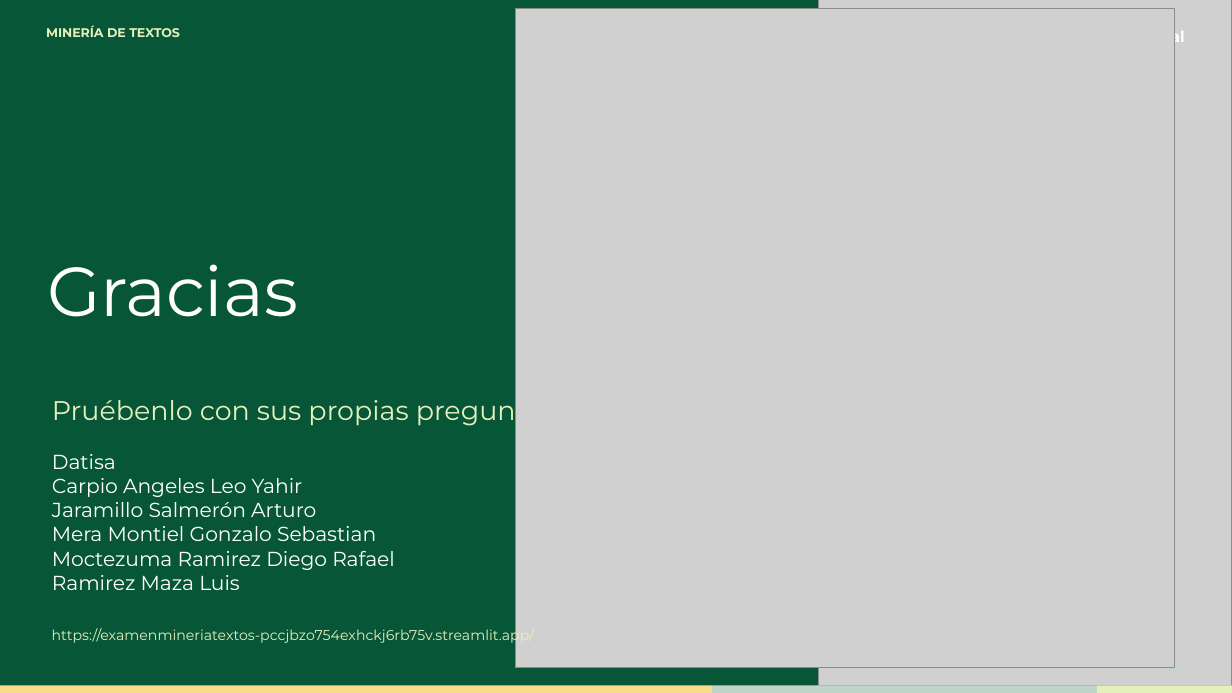
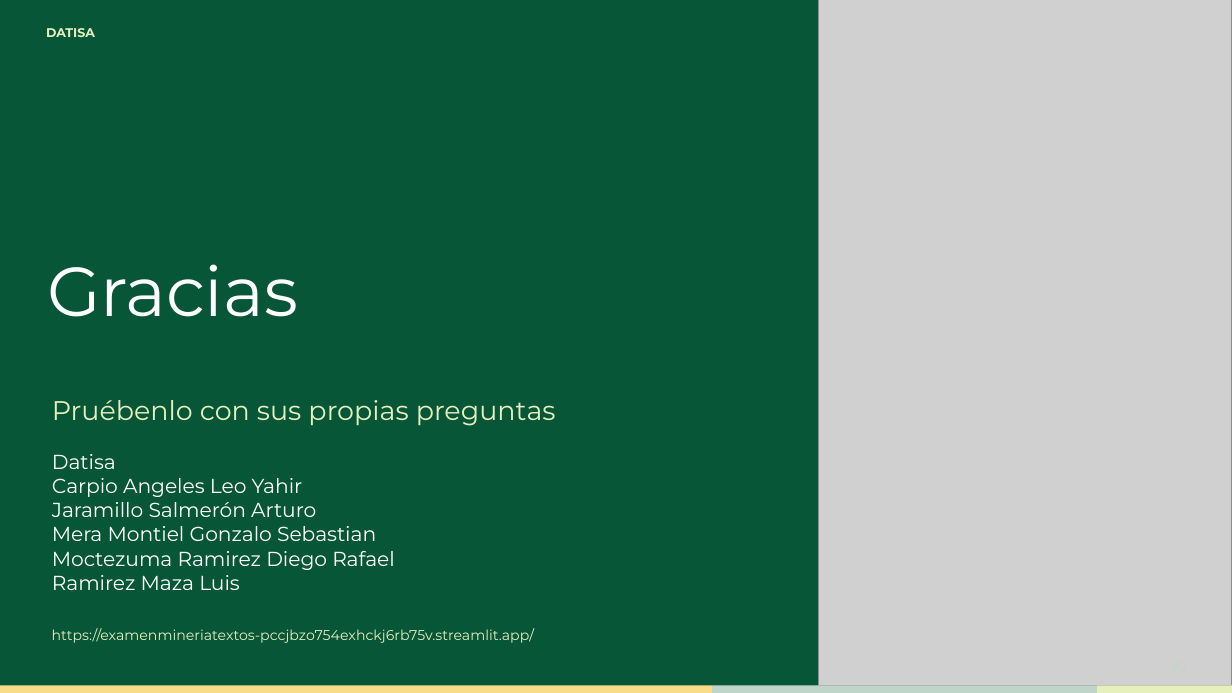
Before and after one commit to DiegoMoctezuma/Examen_Mineria_Textos, a slide deck: slide 20 of laminas/Presentacion_Mineria_de_Textos_v2.pptx. Drawn at 1232x693 pixels with LibreOffice and Linux fonts; fonts in the diff are those of the drawing; grey boxes stand for pictures. Boxes give left, top, right and bottom in pixels: in the first picture for what was removed or moved away, otherwise in the second. Text is boxed around its words. In the diff, an @@ line names an element or a change of style, - is before the commit and + after.

Commit message:
docs(laminas): cambios de la revisión ciega en el deck v2 y qué tomamos (WP-18)
Seriedad: sin caricatura en el cierre, «DATISA» en lugar de «Minería de textos»
y «Proyecto final», portada sin jerga y BERT «de la versión anterior». Datos:
figuras sin subtítulos que no corresponden (s2a, s4d, s5a) y con margen, ejemplo
real del paso 1, tabla armada con reglas sin IA generativa, 262 sucursales en
Oaxaca y ejemplos de ambiguo y sin evidencia en la 17. Jerga: MAP, BM25, kappa,
p y F1 explicados, «gold» → «anotación manual». Barras grises más oscuras.

docs/revision_ciega_respuesta.md suma «Qué tomamos y qué no», una línea por
sugerencia, con lo que es de Gonzalo, Leo y el equipo.

```diff
--- a/laminas/Presentacion_Mineria_de_Textos_v2.pptx
+++ b/laminas/Presentacion_Mineria_de_Textos_v2.pptx
@@ text at (46, 28, 95, 37): text changed @@
-MINERÍA DE TEXTOS
+DATISA
@@ picture removed at (516, 8, 1175, 667) @@
@@ text removed at (1149, 28, 1184, 47) @@
-Proyecto final
@@ text removed at (1172, 660, 1186, 668) @@
-20
```
Also in this commit, not shown: 16 other slides changed, 1 other file.
